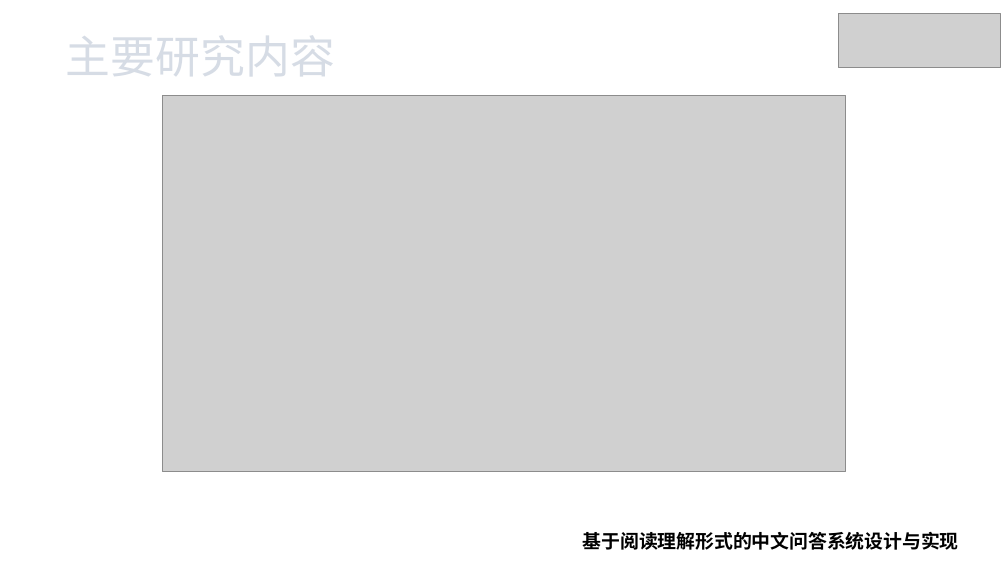
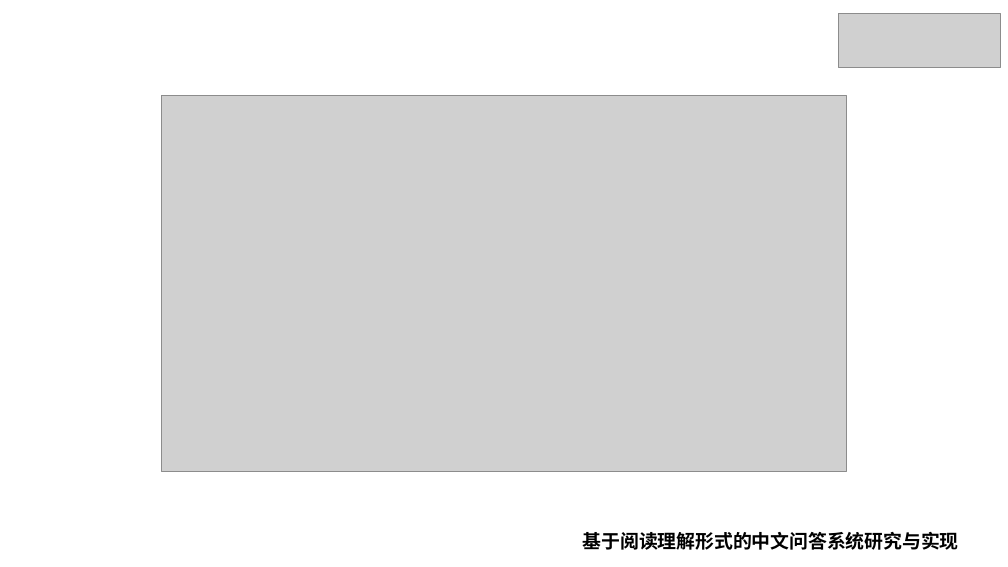
Before and after one commit to xhsun1997/ChineseMRC, a slide deck: slide 11 of 孙相会.pptx. Drawn at 1008x567 pixels with LibreOffice and Linux fonts; fonts in the diff are those of the drawing; grey boxes stand for pictures; background and template pictures are left out. Boxes give left, top, right and bottom in pixels: in the first picture for what was removed or moved away, otherwise in the second. Text is boxed around its words. In the diff, an @@ line names an element or a change of style, - is before the commit and + after.

```diff
--- a/孙相会.pptx
+++ b/孙相会.pptx
@@ text removed at (66,36,335,76) @@
-主要研究内容
@@ text at (583,532,959,550): text changed @@
-基于阅读理解形式的中文问答系统设计与实现
+基于阅读理解形式的中文问答系统研究与实现
```
Also in this commit, not shown: 14 other slides changed, 6 slides added, 1 slide removed, 6 other files.
